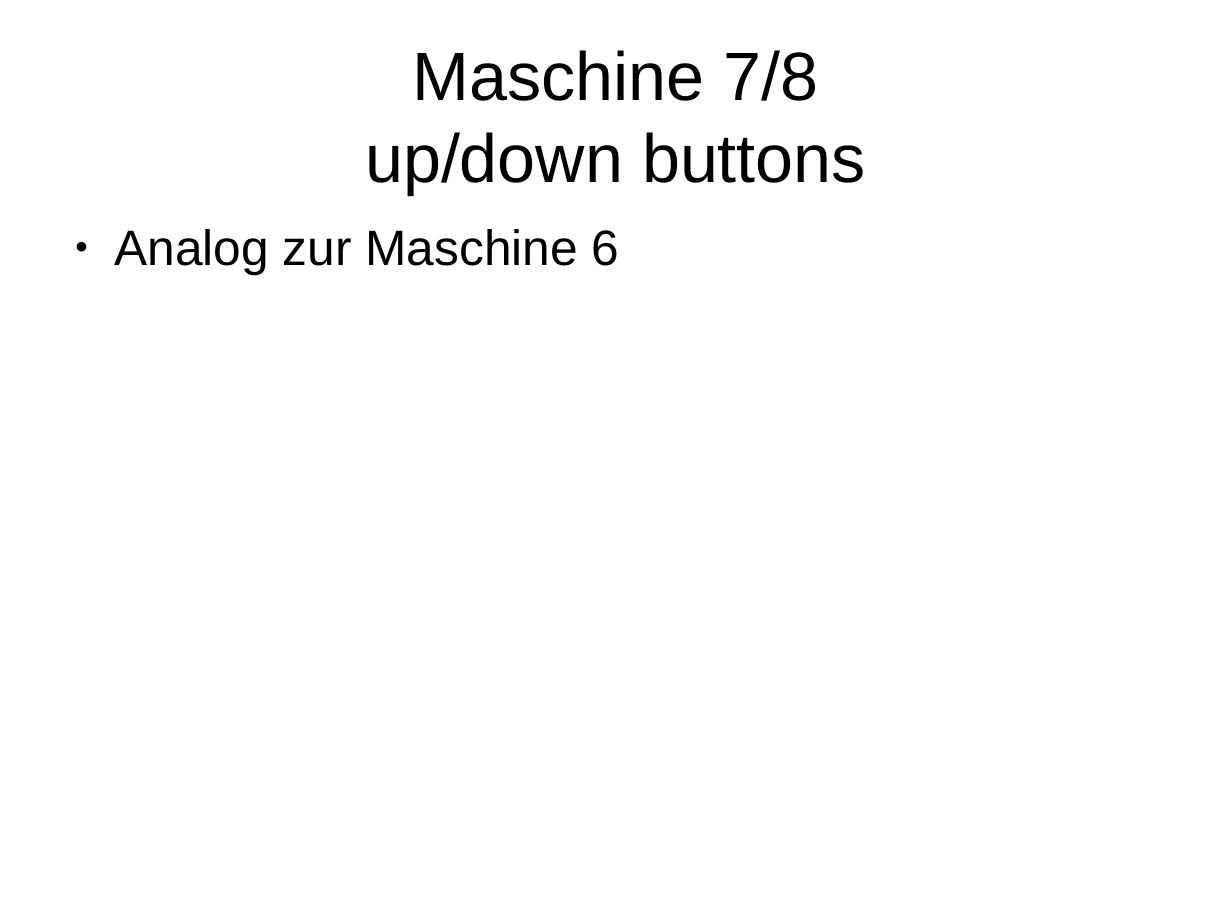
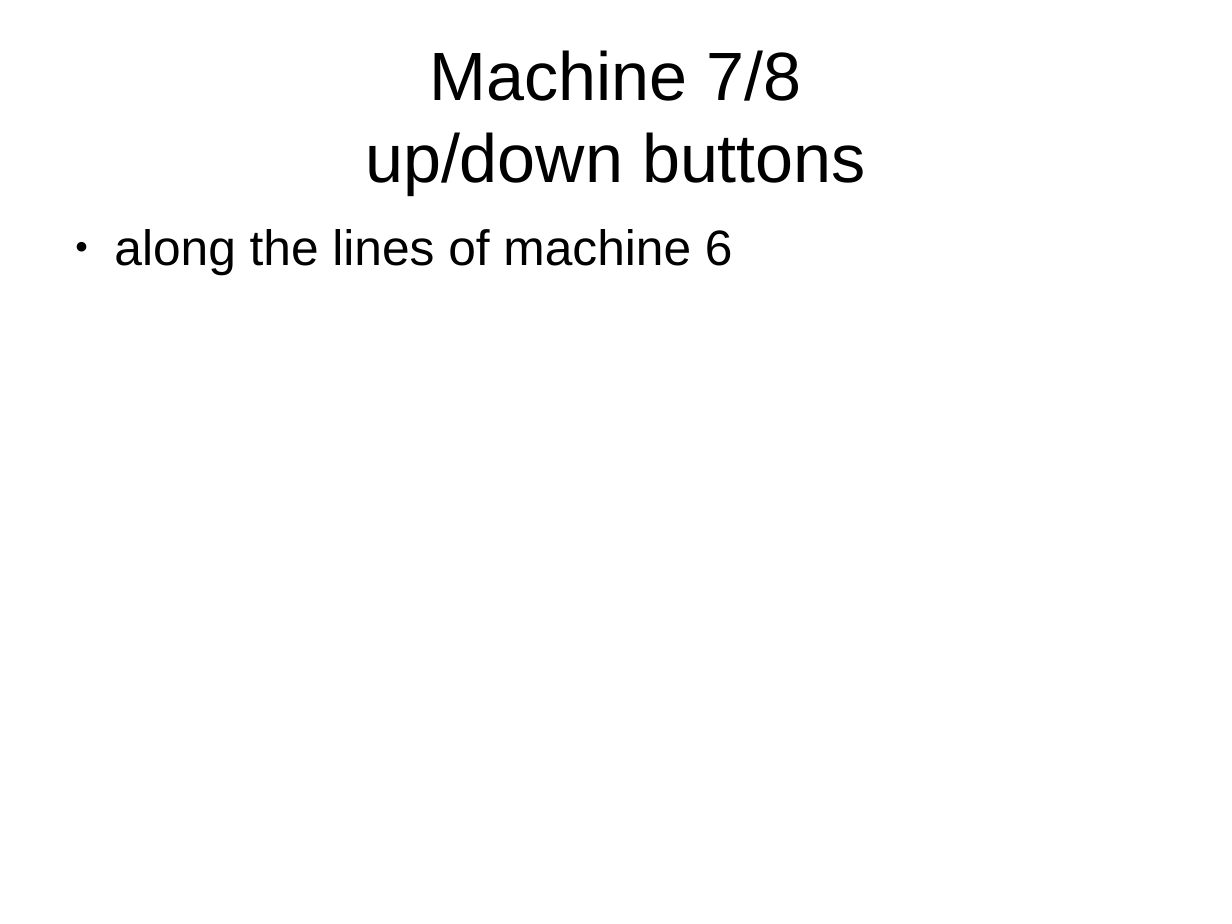
Before and after one commit to copton/ProvenLift, a slide deck: slide 10 of presentation/provenlift.odp. Drawn at 1232x924 pixels with LibreOffice and Linux fonts; fonts in the diff are those of the drawing. Boxes give left, top, right and bottom in pixels: in the first picture for what was removed or moved away, otherwise in the second. Text is boxed around its words. In the diff, an @@ line names an element or a change of style, - is before the commit and + after.

```diff
--- a/presentation/provenlift.odp
+++ b/presentation/provenlift.odp
@@ title at [365,50,866,194]: text changed @@
-Maschine 7/8
-up/down buttons
+Machine 7/8
+up/down buttons
@@ text at [114,229,733,275]: text changed @@
-● Analog zur Maschine 6
+● along the lines of machine 6
```
Also in this commit, not shown: 11 other slides changed, 6 slides added, 6 slides removed.
